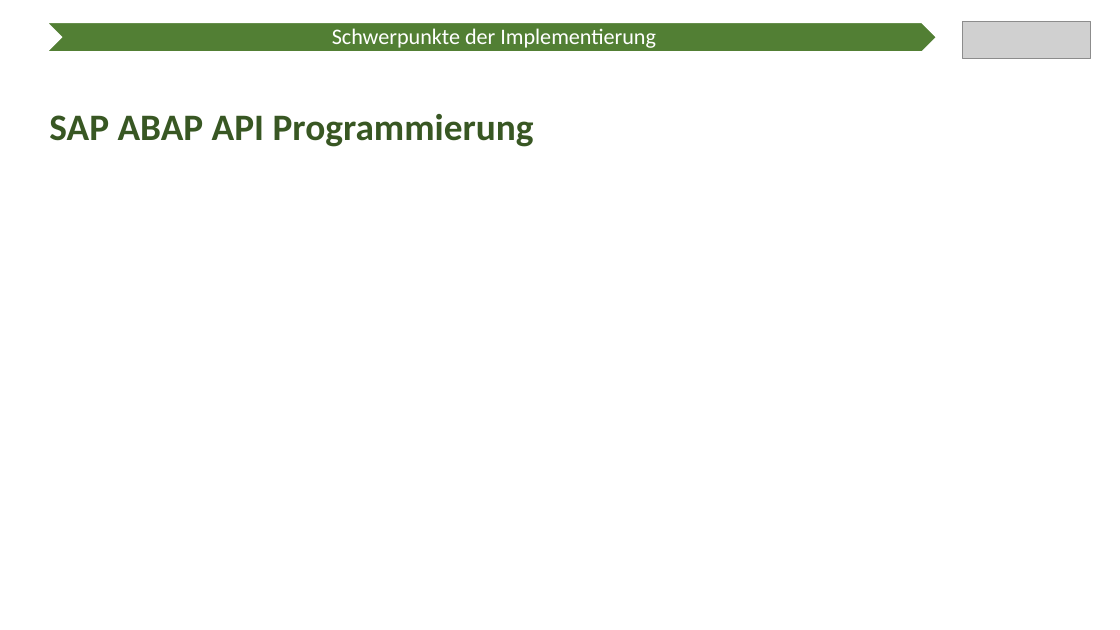
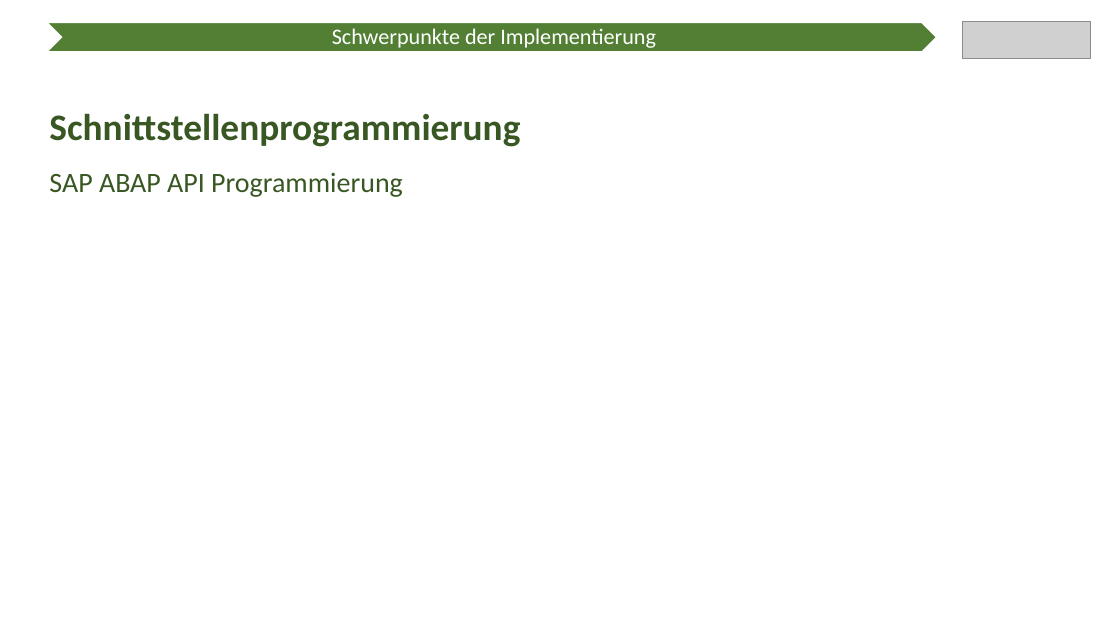
Before and after one commit to Ratoh/SAPLEXA, a slide deck: slide 10 of CavallaroAngelo/Präsentation Wahlmodulvorstellung/SAPlexa Präsentation.pptx (slide 12 before the commit). Drawn at 1120x630 pixels with LibreOffice and Linux fonts; fonts in the diff are those of the drawing; grey boxes stand for pictures. Boxes give left, top, right and bottom in pixels: in the first picture for what was removed or moved away, otherwise in the second. Text is boxed around its words. In the diff, an @@ line names an element or a change of style, - is before the commit and + after.

```diff
--- a/CavallaroAngelo/Präsentation Wahlmodulvorstellung/SAPlexa Präsentation.pptx
+++ b/CavallaroAngelo/Präsentation Wahlmodulvorstellung/SAPlexa Präsentation.pptx
@@ text at <box>49,113,520,197</box>: text changed @@
-SAP ABAP API Programmierung
+Schnittstellenprogrammierung
+SAP ABAP API Programmierung
```
Also in this commit, not shown: 7 other slides changed, 2 slides added, 2 slides removed.
